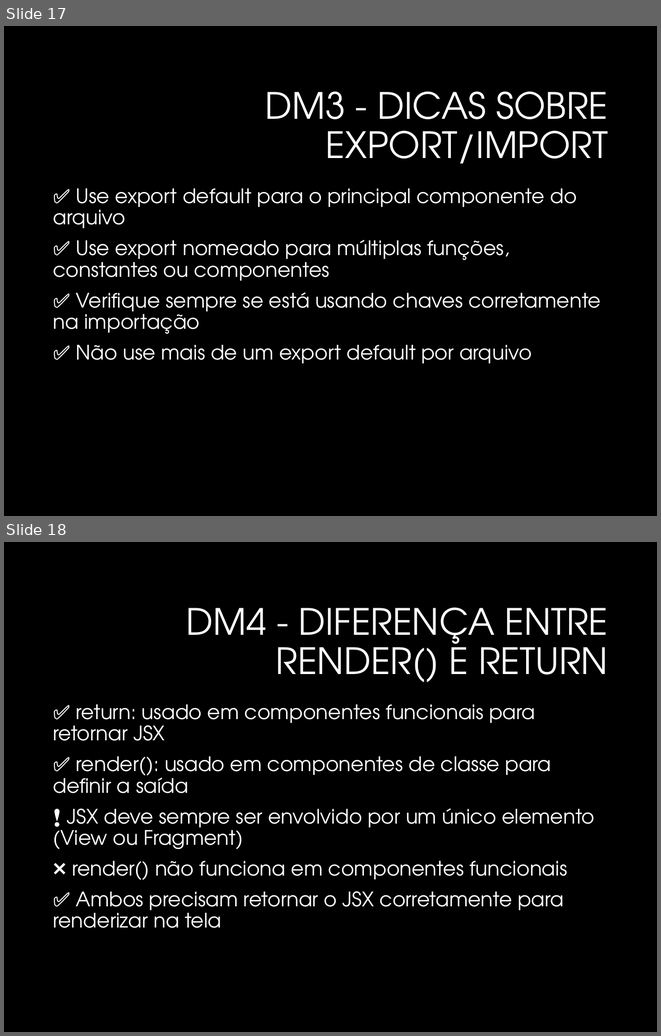
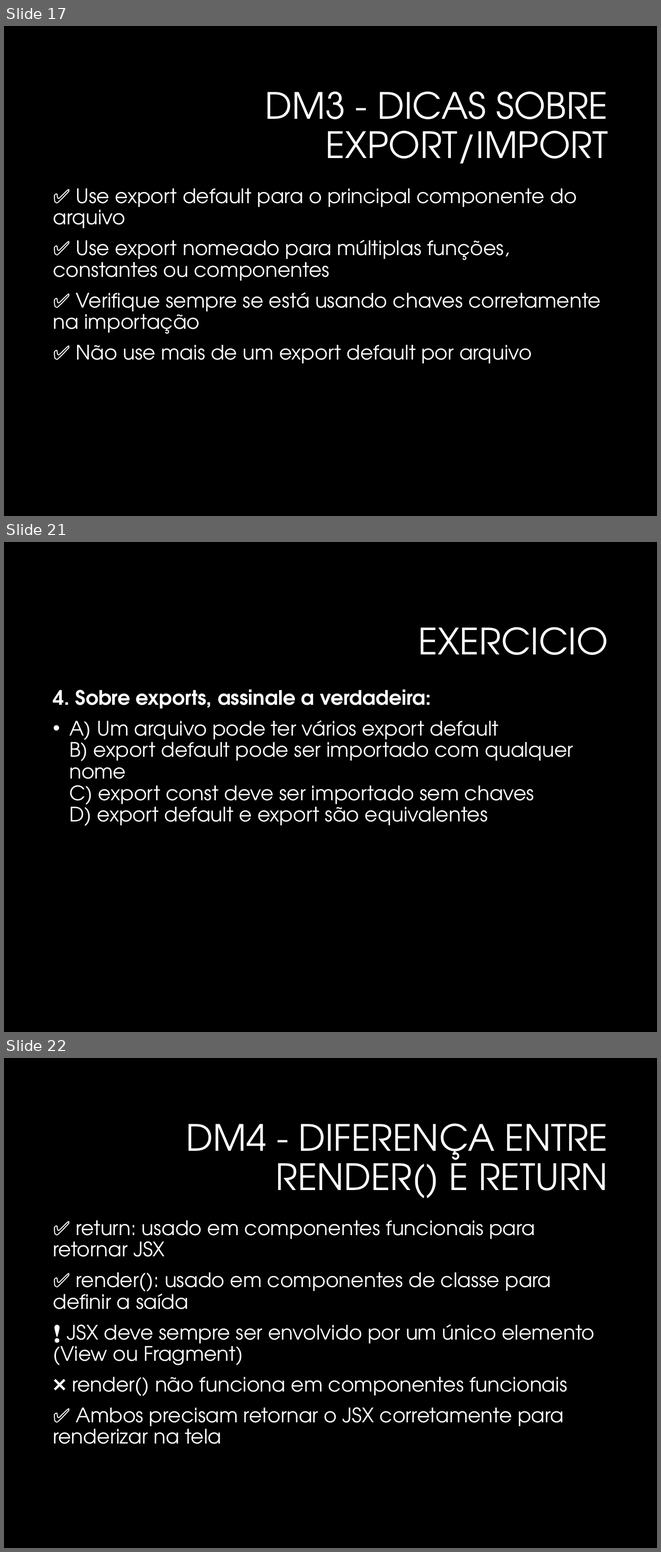
Before and after one commit to profpmarinho/2TDSPK-2025, a slide deck: Revisao/Aula1_Revisao_ReactNative.pptx. Shown one above the other, each under a label of ours: slides 17 and 18 before the commit, slides 17, 21 and 22 after it; the slides between them are not shown. The pictures are 661x1036 and 661x1552 pixels, drawn with LibreOffice and Linux fonts; fonts in the diff are those of the drawing; background and template pictures are left out. Boxes give left, top, right and bottom in pixels: in the first picture for what was removed or moved away, otherwise in the second. Text is boxed around its words. In the diff, an @@ line names an element or a change of style, - is before the commit and + after.

```diff
--- a/Revisao/Aula1_Revisao_ReactNative.pptx
+++ b/Revisao/Aula1_Revisao_ReactNative.pptx
@@ slide 21 added at [4,542,657,1032], background #000000 @@
@@ title added at [418,627,608,655], 40 pt, text #FFFFFF @@
+EXERCICIO
@@ text added at [53,689,573,826], 22 pt, text #FFFFFF @@
+4. Sobre exports, assinale a verdadeira:
+• A) Um arquivo pode ter vários export default
+  B) export default pode ser importado com qualquer nome
+  C) export const deve ser importado sem chaves
+  D) export default e export são equivalentes
@@ what was slide 18 is now slide 22 @@
```
Also in this commit, not shown: 3 slides changed, 8 other slides added, 6 other files.
